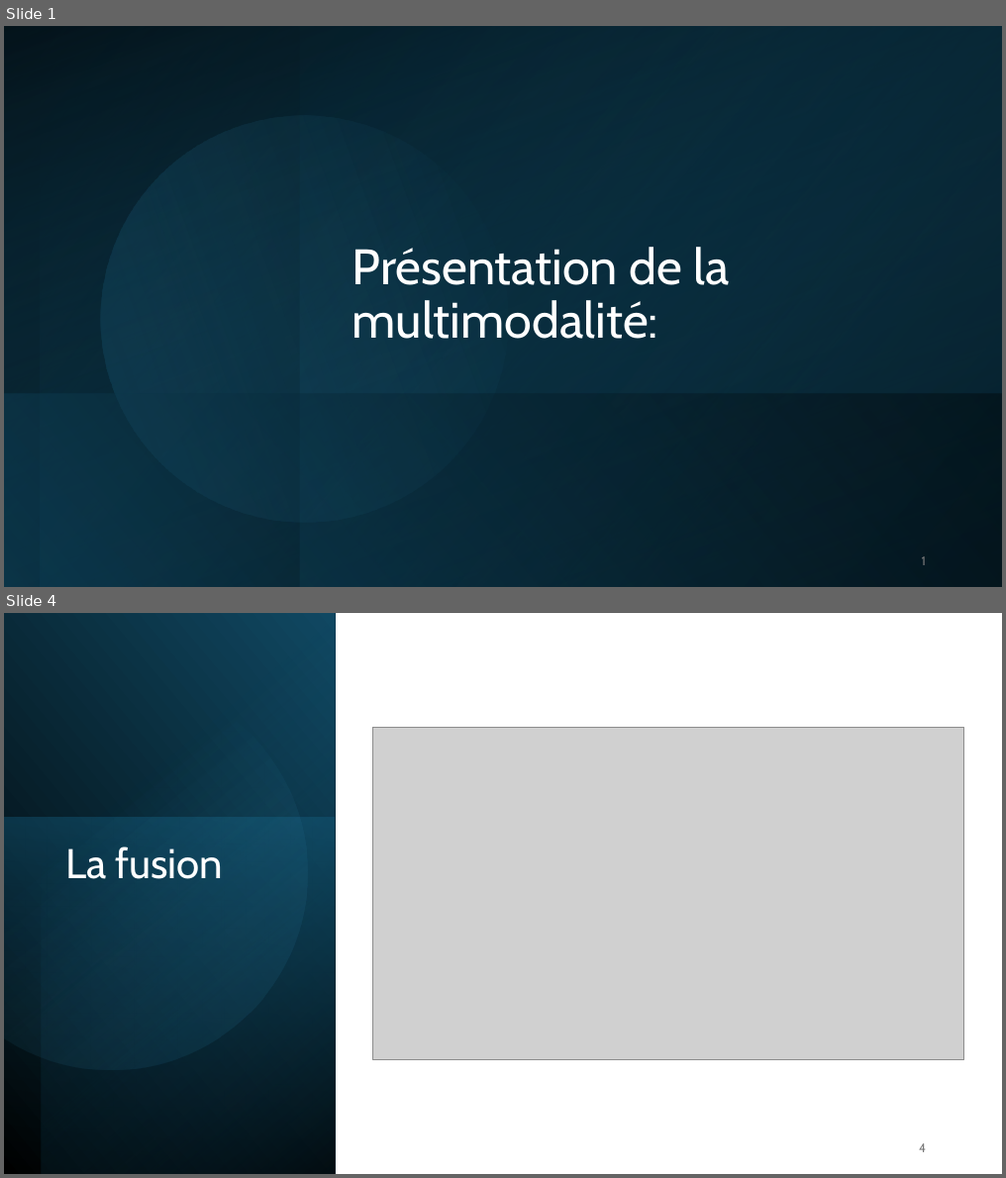
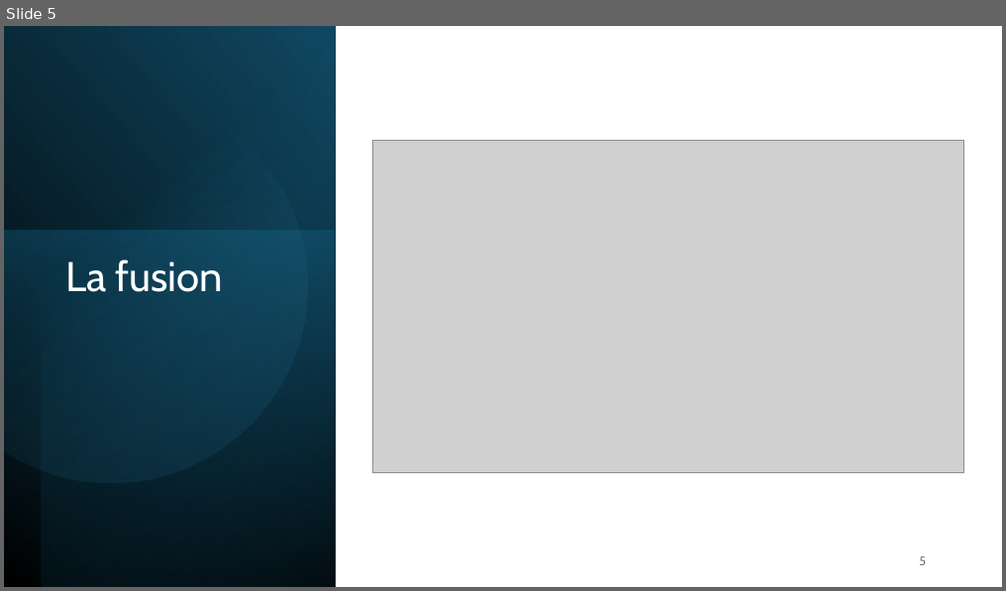
Before and after one commit to IzowRM/Stage-Cetic, a slide deck: Doc Slide/Presentation_du_27_01.pptx. Shown one above the other, each under a label of ours: slides 1 and 4 before the commit, slide 5 after it; the slides between them are not shown. The pictures are 1006x1178 and 1006x591 pixels, drawn with LibreOffice and Linux fonts; fonts in the diff are those of the drawing; grey boxes stand for pictures. Boxes give left, top, right and bottom in pixels: in the first picture for what was removed or moved away, otherwise in the second. Text is boxed around its words. In the diff, an @@ line names an element or a change of style, - is before the commit and + after.

```diff
--- a/Doc Slide/Presentation_du_27_01.pptx
+++ b/Doc Slide/Presentation_du_27_01.pptx
@@ slide 1 removed at <box>4,26,1002,587</box>, background #FFFFFF @@
@@ rectangle removed at <box>4,26,1002,587</box> @@
@@ rectangle removed at <box>4,26,299,587</box> @@
@@ rectangle removed at <box>4,26,1002,587</box> @@
@@ rectangle removed at <box>40,26,1002,587</box> @@
@@ rectangle removed at <box>300,27,1002,587</box> @@
@@ ellipse removed at <box>68,84,541,555</box> @@
@@ title removed at <box>352,247,730,339</box> @@
-Présentation de la multimodalité:
@@ rectangle removed at <box>4,393,1002,587</box> @@
@@ page number removed at <box>922,557,926,566</box> @@
-1
@@ what was slide 4 is now slide 5 @@
@@ page number at <box>919,557,926,566</box>: text changed @@
-4
+5
```
Also in this commit, not shown: 4 slides changed, 2 slides added, 8 other slides removed, 7 other files.
